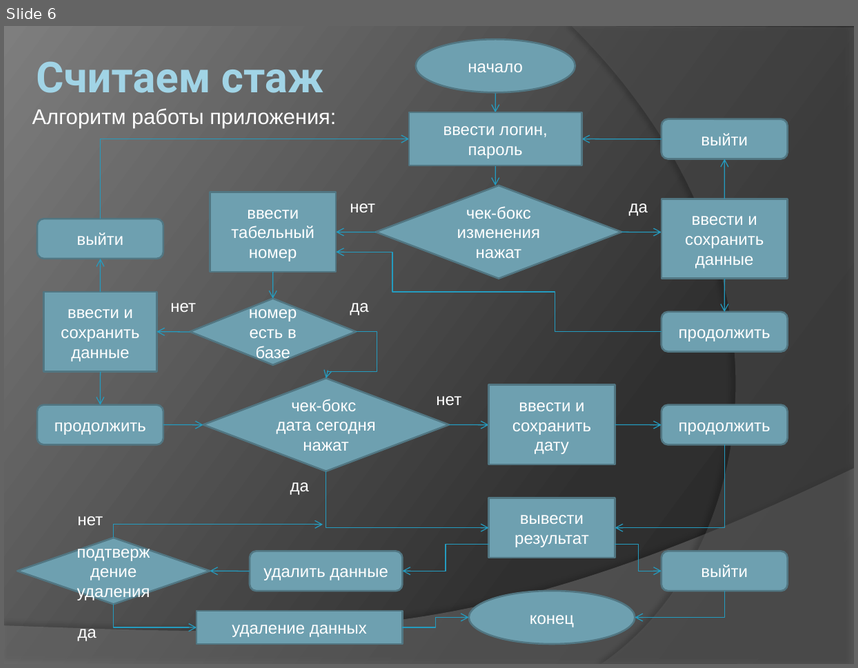
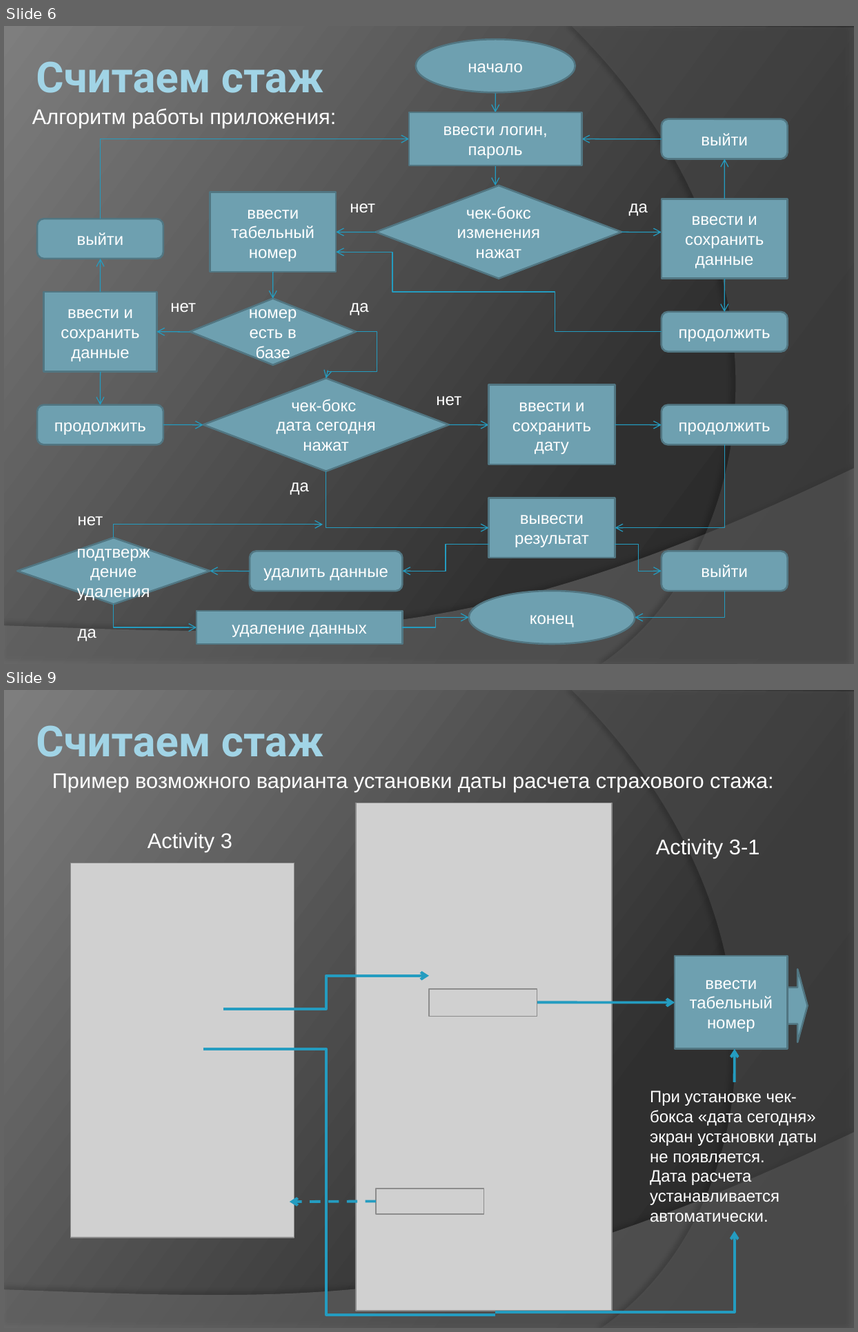
Before and after one commit to alexpt1637/MyAndroid, a slide deck: ПРОЕКТ/Сам Себе Кадровик - считаем стаж.pptx. Shown one above the other, each under a label of ours: slide 6 before the commit, slides 6 and 9 after it; the slides between them are not shown. The pictures are 858x668 and 858x1332 pixels, drawn with LibreOffice and Linux fonts; fonts in the diff are those of the drawing; grey boxes stand for pictures. Boxes give left, top, right and bottom in pixels: in the first picture for what was removed or moved away, otherwise in the second. Text is boxed around its words. In the diff, an @@ line names an element or a change of style, - is before the commit and + after.

```diff
--- a/ПРОЕКТ/Сам Себе Кадровик - считаем стаж.pptx
+++ b/ПРОЕКТ/Сам Себе Кадровик - считаем стаж.pptx
@@ slide 9 added at <box>4,690,854,1328</box>, background gradient #282828 to #2F2F2F to #7E7E7E; not listed: 2 template elements that a slide beside it also shows @@
@@ title added at <box>36,725,324,757</box>, 36 pt, text gradient #A1D4E7 to #58808D, bold @@
+Считаем стаж
@@ text added at <box>52,773,773,792</box>, 18 pt, text #FFFFFF @@
+Пример возможного варианта установки даты расчета страхового стажа:
@@ picture added at <box>356,803,612,1310</box> @@
@@ text added at <box>148,832,232,851</box>, 18 pt, text #FFFFFF @@
+Activity 3
@@ text added at <box>656,838,760,858</box>, 18 pt, text #FFFFFF @@
+Activity 3-1
@@ picture added at <box>70,862,294,1237</box> @@
@@ rectangle added at <box>675,955,788,1048</box>, fill #6EA0B0, outline #517682 1.5 pt, 14 pt, text #FFFFFF @@
+ввести табельный номер
@@ elbow arrow added from (223, 1009) to (429, 976), #239BC2 2.25 pt @@
@@ right arrow added at <box>788,969,807,1042</box>, fill #6EA0B0, outline #517682 1.5 pt @@
@@ picture added at <box>429,989,537,1016</box> @@
@@ arrow added from (528, 1002) to (675, 1002), #239BC2 2.25 pt @@
@@ elbow line added from (203, 1049) to (495, 1314), #239BC2 2.25 pt @@
@@ arrow added from (734, 1082) to (734, 1049), #239BC2 2.25 pt @@
@@ text added at <box>650,1090,817,1221</box>, 14 pt, text #FFFFFF @@
+При установке чек-бокса «дата сегодня» экран установки даты не появляется.
+Дата расчета устанавливается автоматически.
@@ arrow added from (375, 1201) to (290, 1202), #239BC2 2.25 pt dashed @@
@@ picture added at <box>375,1188,484,1214</box> @@
@@ elbow arrow added from (495, 1312) to (734, 1231), #239BC2 2.25 pt @@
```
Also in this commit, not shown: 1 slide changed, 3 other slides added, 47 other files.
